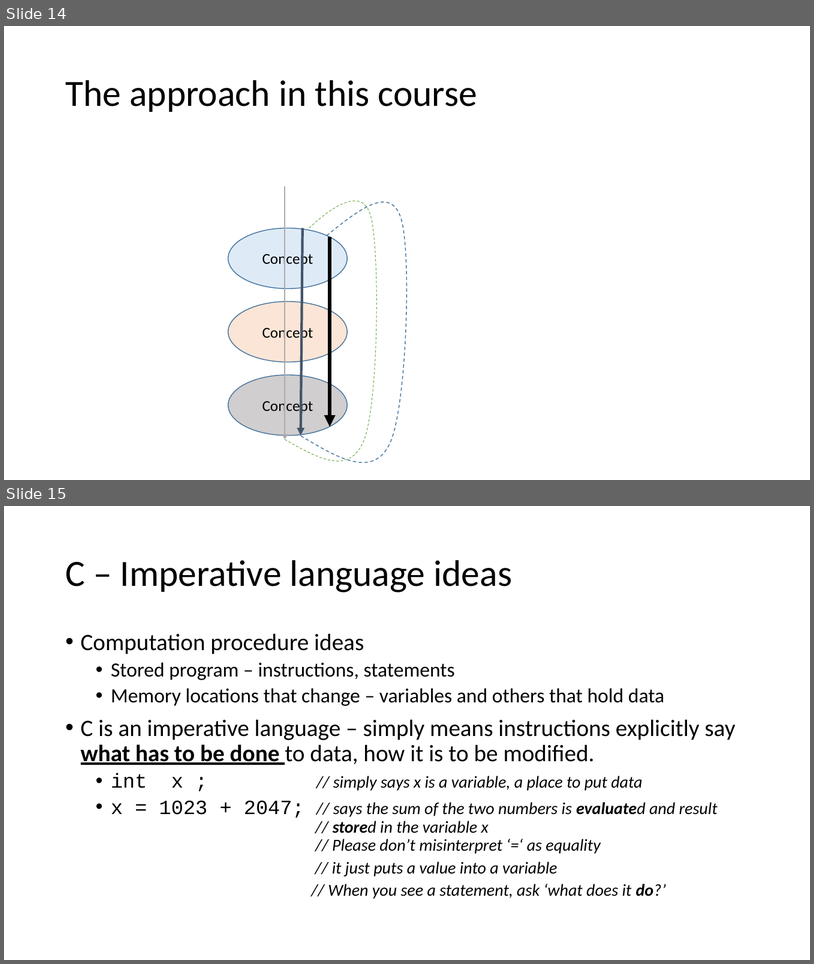
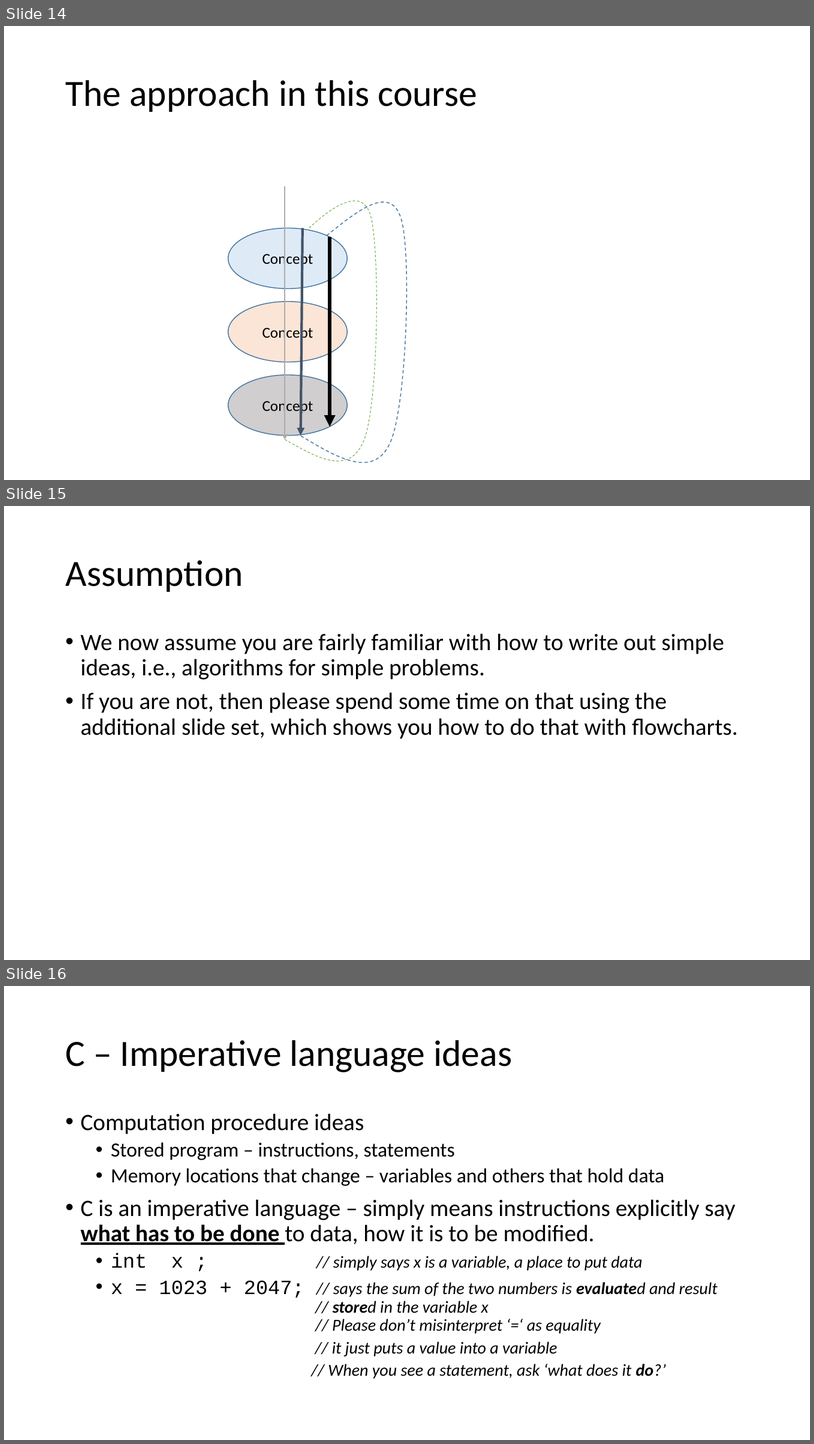
Before and after one commit to rbadrinath/FCP, a slide deck: slides/00-Intro-memory-function.pptx. Shown one above the other, each under a label of ours: slides 14 and 15 before the commit, slides 14, 15 and 16 after it. The pictures are 814x964 and 814x1444 pixels, drawn with LibreOffice and Linux fonts; fonts in the diff are those of the drawing. Boxes give left, top, right and bottom in pixels: in the first picture for what was removed or moved away, otherwise in the second. Text is boxed around its words. In the diff, an @@ line names an element or a change of style, - is before the commit and + after.

Commit message:
Flowchart ideas added

```diff
--- a/slides/00-Intro-memory-function.pptx
+++ b/slides/00-Intro-memory-function.pptx
@@ slide 15 added at (4,506,810,960), background #FFFFFF @@
@@ title added at (65,560,243,592), 44 pt, text #000000 @@
+Assumption
@@ text added at (81,633,738,739), 28 pt, text #000000 @@
+• We now assume you are fairly familiar with how to write out simple ideas, i.e., algorithms for simple problems.
+• If you are not, then please spend some time on that using the additional slide set, which shows you how to do that with flowcharts.
@@ what was slide 15 is now slide 16 @@
```
Also in this commit, not shown: 1 other file.
